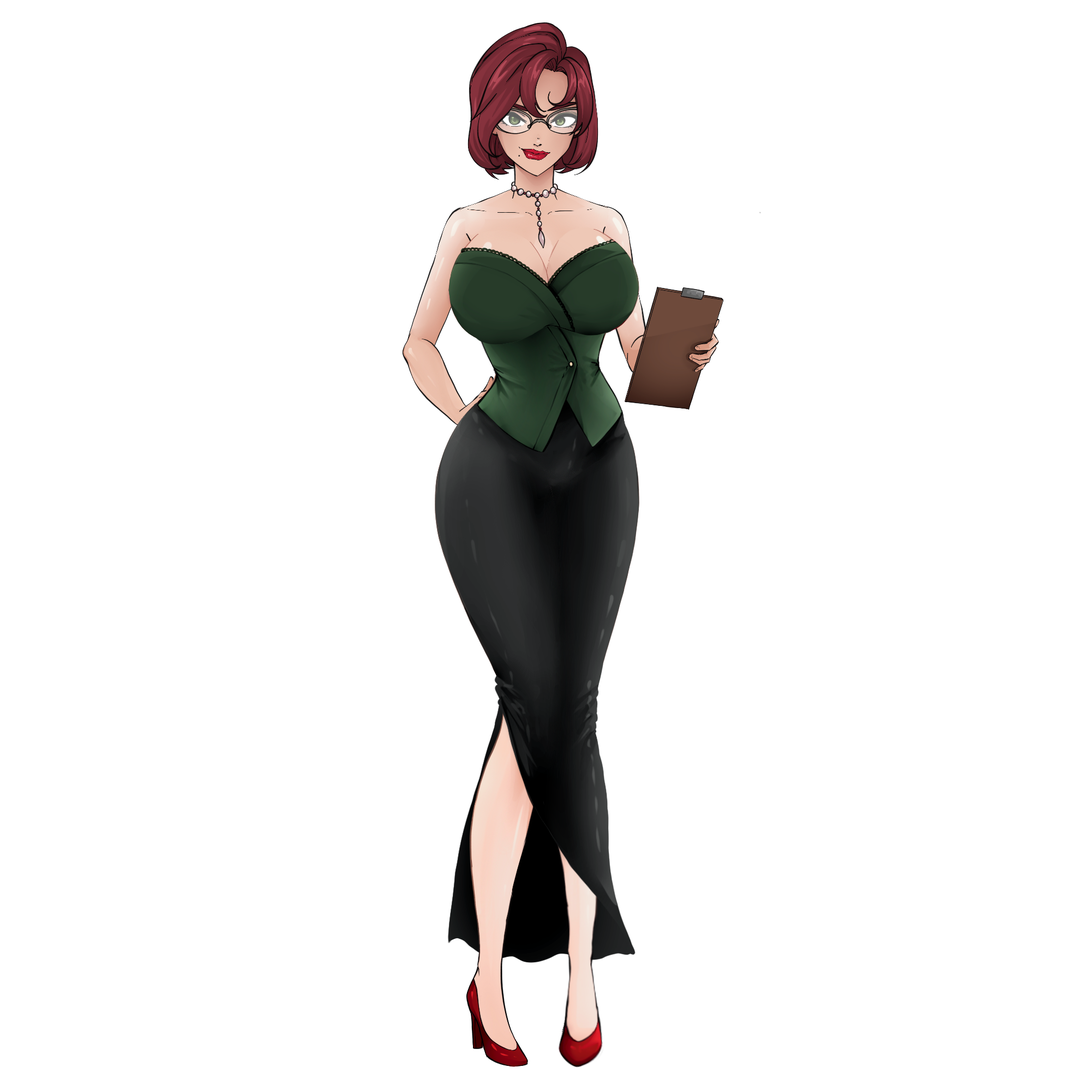
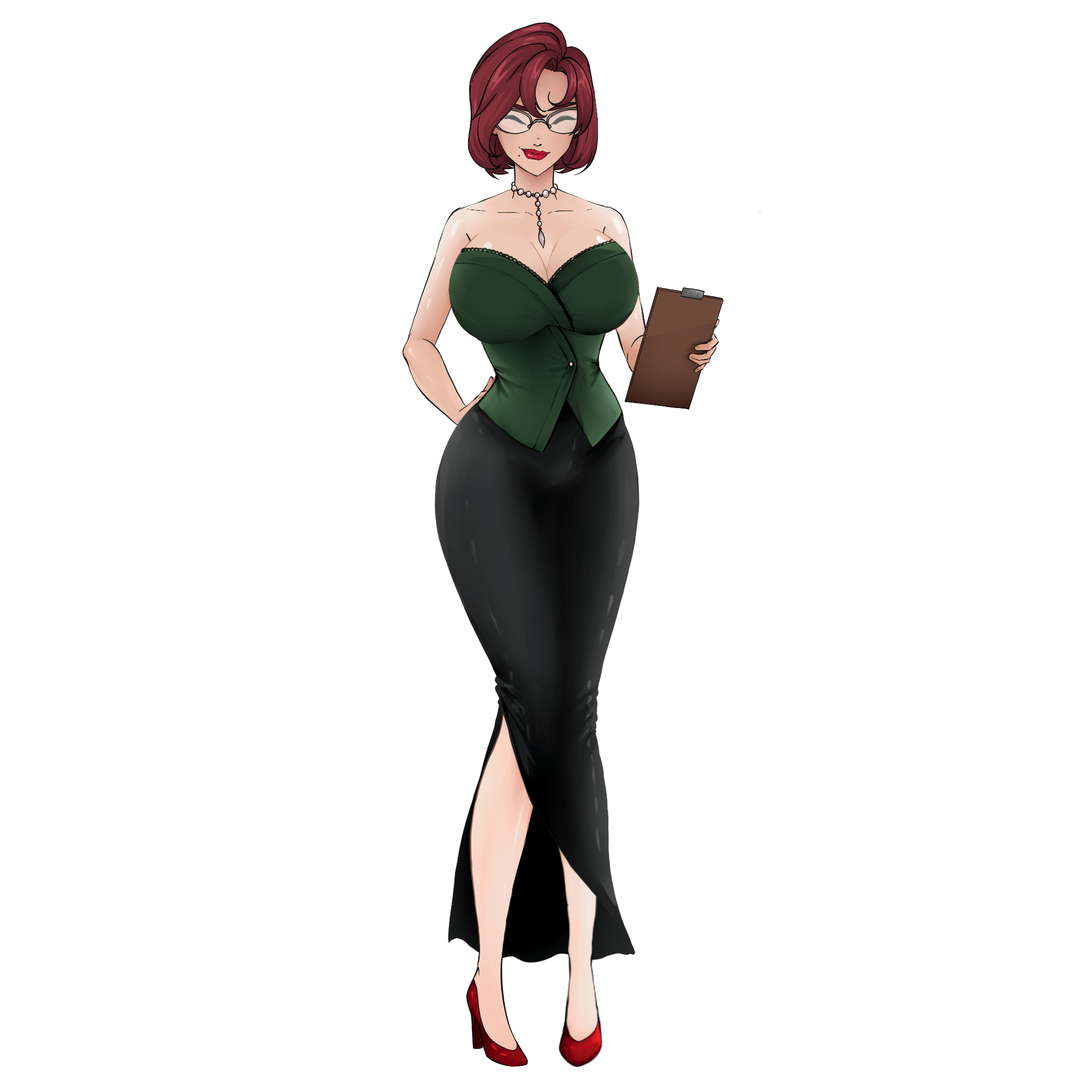
Layers edited between the first and the second 1091x1091 image:
added layer "EyeClosed" above "Body" over [499, 109, 583, 130]
renamed "Head" to "Body", painted on it, masked it over [499, 109, 642, 337]
added layer "Hand" over [601, 207, 642, 337]
